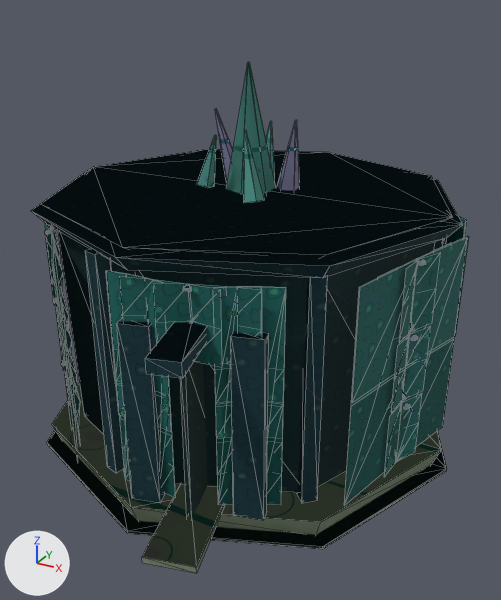
What one commit did to the glTF model art/source/environment/env_market_corner/export/env_hut_residential_b.glb.
Both versions are drawn from a 50 mm camera at (3.62, -6.56, 4.83) aimed at (0.21, -0.37, 1.73). Every picture has the same lights, and +X, +Y and +Z are marked at lower left. The older version comes first. Mesh edges are drawn as thin lines on the coarser meshes. Vertices at exactly the same position are counted once.

The first picture shows 'lod0__hut_b_clay', 'lod0__hut_b_shell', 'lod1__hut_b_shell', 'lod2__hut_b_shell'.
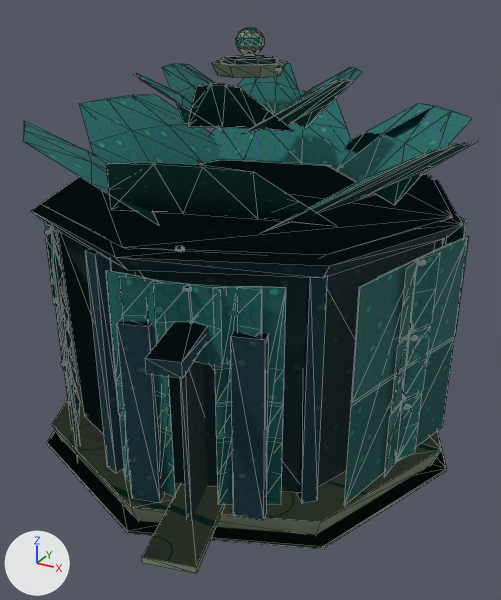
Patch to the scene script:
```diff
--- a/art/source/environment/env_market_corner/export/env_hut_residential_b.glb.py
+++ b/art/source/environment/env_market_corner/export/env_hut_residential_b.glb.py
@@ me_lod0__hut_b_clay_mesh @@
 # used by ob_lod0__hut_b_clay; location = (0.0, 0.0, 0.0)
-me_lod0__hut_b_clay_mesh.from_pydata(...)  # 106 vertices, 160 faces; spans x -2.4..2.4, y -2.92..2.4, z 0.0..4.2
+me_lod0__hut_b_clay_mesh.from_pydata(...)  # 122 vertices, 208 faces; spans x -2.4..2.4, y -2.92..2.4, z 0.0..4.54
+# me_lod0__hut_b_clay_mesh part 1: a new loose piece, a UV sphere (10 segments, 7 rings, poles along z) spanning x -0.14..0.14, y -0.15..0.15, z 4.26..4.54, in mat_mat_env_hut_residential_b_clay
+# me_lod0__hut_b_clay_mesh part 2: a new loose piece, an 8-sided cut cone along z (radius 0.34 at the low end, 0.4 at the high end) spanning x -0.4..0.4, y -0.4..0.4, z 4.08..4.2, in mat_mat_env_hut_residential_b_clay
+# me_lod0__hut_b_clay_mesh part 3: 6 loose pieces with 62 vertices, spanning x -0.51..0.5, y -0.56..0.54, z 2.74..4.2, are deleted
 me_lod0__hut_b_clay_mesh.materials.append(mat_mat_env_hut_residential_b_clay)
@@ me_lod0__hut_b_shell_mesh @@
 # used by ob_lod0__hut_b_shell; location = (0.0, 0.0, 0.0)
-me_lod0__hut_b_shell_mesh.from_pydata(...)  # 960 vertices, 1304 faces; spans x -2.48..2.48, y -2.75..2.48, z 0.0..2.88
+me_lod0__hut_b_shell_mesh.from_pydata(...)  # 1216 vertices, 1636 faces; spans x -2.48..2.48, y -2.75..2.48, z 0.0..4.24
+# me_lod0__hut_b_shell_mesh part 4: a new loose piece, an 8-sided cylinder along z spanning x -0.3..0.3, y -0.3..0.3, z 4.195..4.245, in mat_mat_env_hut_residential_b_shell
+# me_lod0__hut_b_shell_mesh part 5: 96 vertices added at x -1.18..1.18, y -1.18..1.18, z 3.6..4.19
+# me_lod0__hut_b_shell_mesh part 6: 84 vertices added at x -2.37..2.37, y -2.37..2.37, z 2.9..3.65
+# other edits to the shape of me_lod0__hut_b_shell_mesh do not show in these pictures
 me_lod0__hut_b_shell_mesh.materials.append(mat_mat_env_hut_residential_b_shell)
@@ me_lod1__hut_b_shell_mesh @@
 # used by ob_lod1__hut_b_shell; location = (0.0, 0.0, 0.0)
-me_lod1__hut_b_shell_mesh.from_pydata(...)  # 236 vertices, 296 faces; spans x -2.48..2.48, y -2.75..2.48, z 0.0..2.88
+me_lod1__hut_b_shell_mesh.from_pydata(...)  # 348 vertices, 396 faces; spans x -2.48..2.48, y -2.75..2.48, z 0.0..4.24
+# me_lod1__hut_b_shell_mesh part 7: a new loose piece, an 8-sided cylinder along z spanning x -0.3..0.3, y -0.3..0.3, z 4.195..4.245, in mat_mat_env_hut_residential_b_shell
+# me_lod1__hut_b_shell_mesh part 8
+# 96 vertices are added at x -2.37..2.37, y -2.37..2.37, z 2.9..4.1
+# 72 new faces join them
 me_lod1__hut_b_shell_mesh.materials.append(mat_mat_env_hut_residential_b_shell)
```

Where the change shows, as pixel boxes [x1, y1, x2, y2] in the pictures (501 x 600 px):
'lod0__hut_b_shell', reshaped (25% taller): before [31, 149, 463, 520]; after [23, 55, 474, 520]
'lod1__hut_b_shell', reshaped: before [50, 216, 469, 505]; after [23, 56, 479, 549]
'lod0__hut_b_clay', reshaped: before [52, 62, 442, 573]; after [212, 27, 287, 78]
part 1 of me_lod0__hut_b_clay_mesh, added: after [236, 27, 264, 55]
part 2 of me_lod0__hut_b_clay_mesh, added: after [212, 60, 287, 78]
part 3 of me_lod0__hut_b_clay_mesh, deleted (cyan): before [197, 62, 300, 203]
part 4 of me_lod0__hut_b_shell_mesh, added: after [221, 55, 278, 65]
part 5 of me_lod0__hut_b_shell_mesh, added (cyan): after [134, 63, 362, 134]
part 6 of me_lod0__hut_b_shell_mesh, added (cyan): after [23, 91, 474, 252]
part 7 of me_lod1__hut_b_shell_mesh, added: after [225, 56, 275, 60]
part 8 of me_lod1__hut_b_shell_mesh, added: after [23, 75, 479, 233]
'lod2__hut_b_shell', unchanged, covered by the edit: before [47, 217, 468, 549]; after [52, 217, 468, 506]
'lod1__hut_b_clay', unchanged, uncovered by the edit: after [52, 33, 442, 573]
